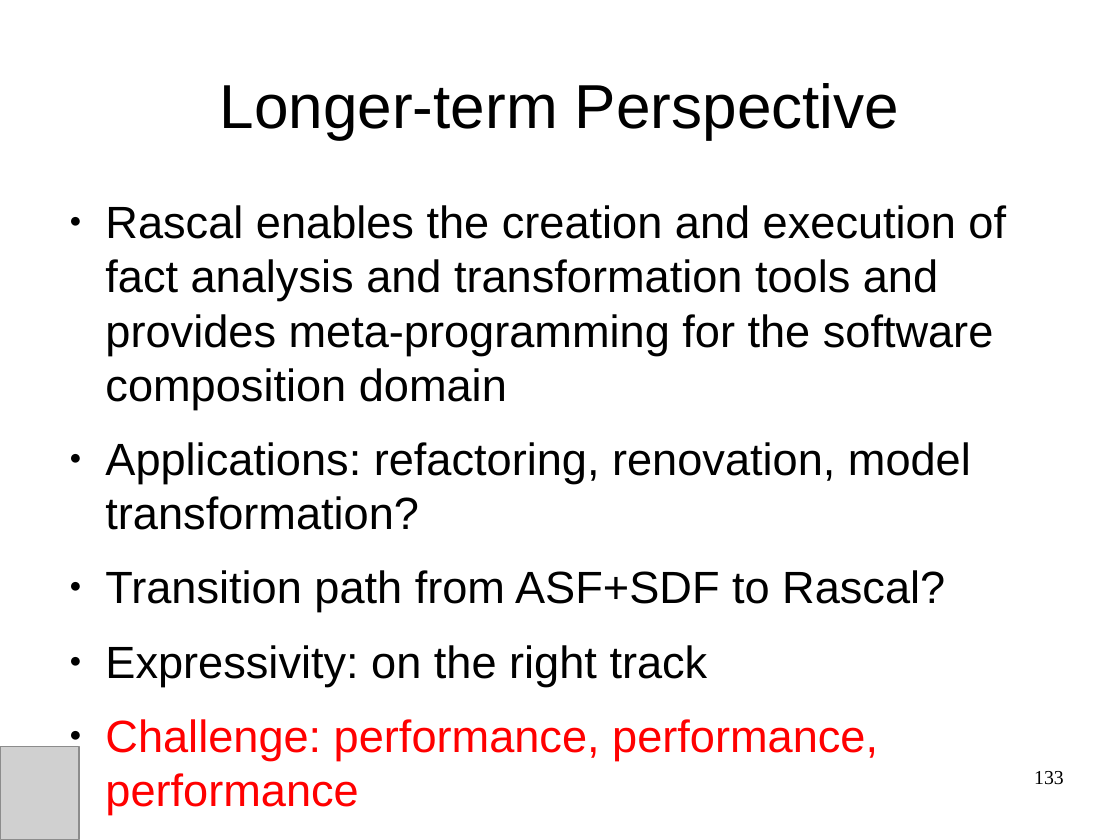
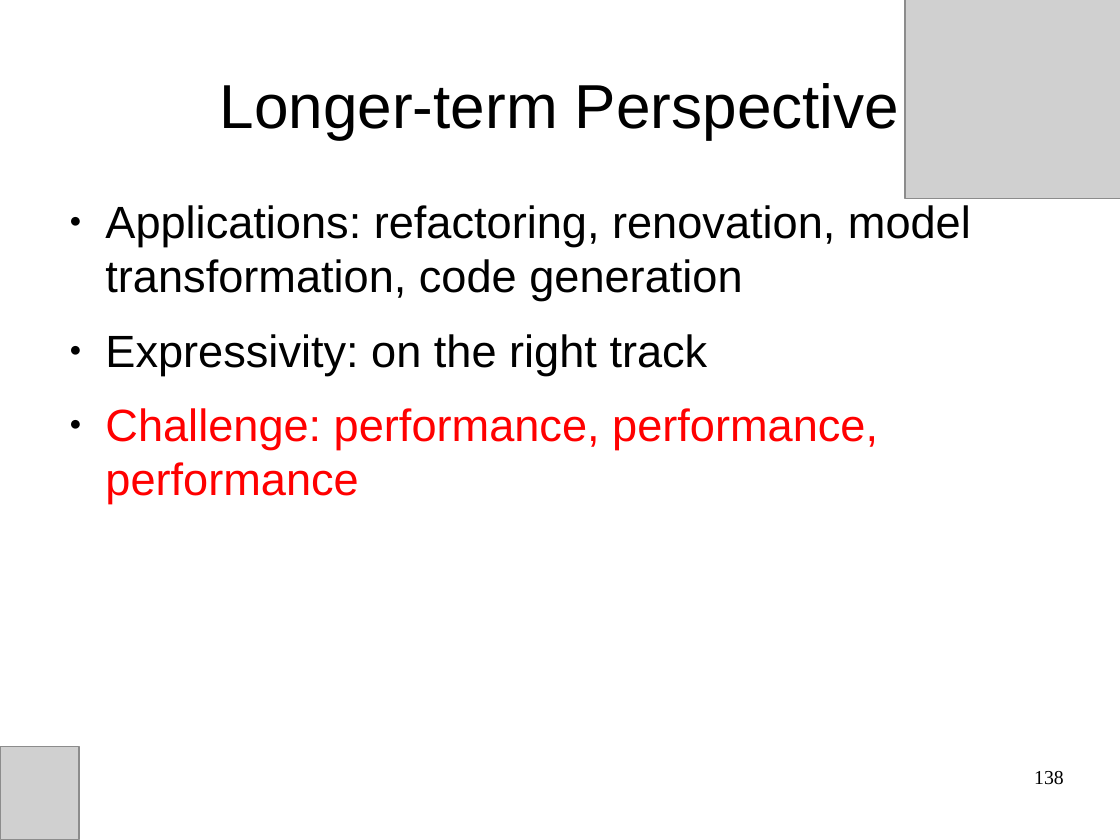
Before and after one commit to cwi-swat/meta-environment, a slide deck: slide 138 of meta-doc/analysis/rascal-slides/rascal-slides.odp (slide 133 before the commit). Drawn at 1120x840 pixels with LibreOffice and Linux fonts; fonts in the diff are those of the drawing; grey boxes stand for pictures; background and template pictures are left out. Boxes give left, top, right and bottom in pixels: in the first picture for what was removed or moved away, otherwise in the second. Text is boxed around its words. In the diff, an @@ line names an element or a change of style, - is before the commit and + after.

```diff
--- a/meta-doc/analysis/rascal-slides/rascal-slides.odp
+++ b/meta-doc/analysis/rascal-slides/rascal-slides.odp
@@ picture added at (906,0,1120,198) @@
@@ text at (105,205,971,301): text changed @@
-● Rascal enables the creation and execution of fact analysis and transformation tools and provides meta-programming for the software composition domain
-● Applications: refactoring, renovation, model transformation?
-● Transition path from ASF+SDF to Rascal?
+● Applications: refactoring, renovation, model transformation, code generation
@@ page number at (1034,771,1064,785): text changed @@
-133
+138
```
Also in this commit, not shown: 22 other slides changed, 11 slides added, 6 slides removed, 1 other file.
